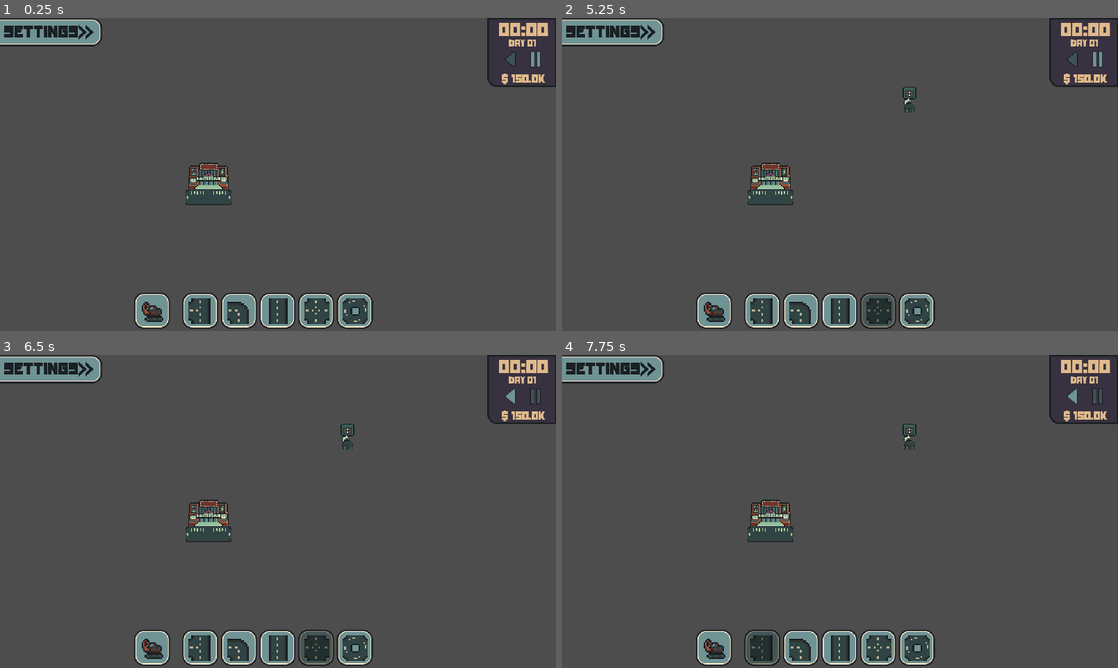
Above: before the commit, frames 1-4 (two rows, left to right).
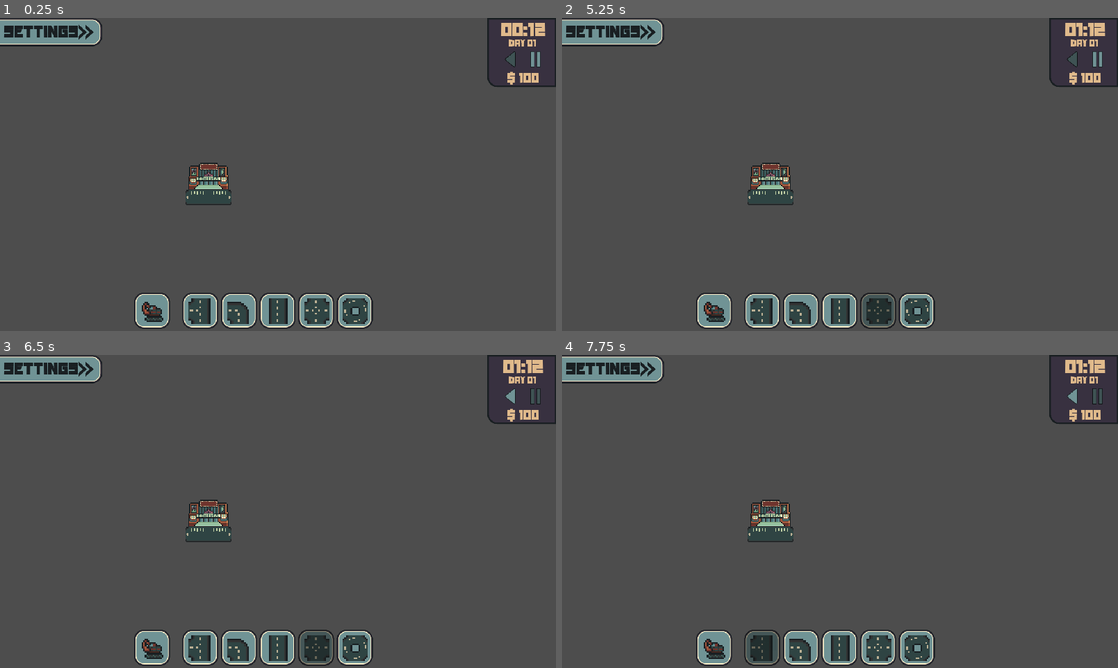
Above: after the commit, the same moments.

Repository: StixxyTape/Easy-Roads
Game: Godot game, scene res://Scenes/main.tscn
Same seed, same stepped clock (60 frames per second), same inputs: the game is played once before the commit and once after it.
Inputs (mouse positions are in pixels of both pictures, inside the frame that each line leads up to):
- Up to frame 1 (0.25 s): no input
- Up to frame 2 (5.25 s): click (1073, 61) at 0.5 s; click (1073, 61) at 1.25 s; click (712, 312) at 2 s; click (762, 312) at 2.75 s; click (801, 312) at 3.5 s; click (840, 312) at 4.25 s; click (878, 312) at 5 s
- Up to frame 3 (6.5 s): click (533, 398) at 5.75 s
- Up to frame 4 (7.75 s): click (712, 649) at 6.5 s; click (762, 649) at 7.25 s

The runs differ from the first frame. In frame 1, 0.4% of the frame differs, in the area x 89-99%, y 1-22%; in frame 2, 0.4%, in the area x 61-99%, y 1-31%; in frame 3, 0.4%; in frame 4, 0.4%.

Commit message:
Updated Timer

Diff:
--- a/Connection Maker 2/Scenes/bubble.gd
+++ b/Connection Maker 2/Scenes/bubble.gd
@@ -1,18 +1,30 @@
 extends TextureProgressBar
 
+@onready var anim : AnimationPlayer = $AnimationPlayer
 
 var maxTime : int = Global.bubbleTimer
 var time : float = 0
+var dangerZone : bool = false
+var count : bool = false
 
-func _ready():
-	Countdown()
+func _process(_delta):
+	if Global.time == "play" and !count:
+		Countdown()
+	elif Global.time == "stop":
+		count = false
 
 func Countdown():
-	max_value = maxTime
+	count = true
 	value = time
+	print(max_value)
 
-	while time < maxTime:
-			await get_tree().create_timer(1).timeout
+	while time < maxTime and count:
+		await get_tree().create_timer(1).timeout
+		if count:
 			time += 1
+
+			if time > maxTime - 10 and !dangerZone:
+				anim.play("Danger")
+				dangerZone = true
+
 			value = time
-	queue_free()
--- a/Connection Maker 2/Scenes/bubble.tscn
+++ b/Connection Maker 2/Scenes/bubble.tscn
@@ -1,16 +1,128 @@
-[gd_scene load_steps=5 format=3 uid="uid://bjtsx1rxqaygk"]
+[gd_scene load_steps=9 format=3 uid="uid://bjtsx1rxqaygk"]
 
 [ext_resource type="Texture2D" uid="uid://ba0bar73eu2dl" path="res://Art/Bubbles/ProgressBubble.png" id="1_m7rq7"]
 [ext_resource type="Texture2D" uid="uid://dxmjbqd06u5v1" path="res://Art/Bubbles/CinemaBubble.png" id="2_py44b"]
 [ext_resource type="Texture2D" uid="uid://bwvhi7eemecb1" path="res://Art/Bubbles/BubbleFill.png" id="3_2ymw4"]
 [ext_resource type="Script" path="res://Scenes/bubble.gd" id="4_n63iy"]
 
+[sub_resource type="Animation" id="Animation_y70dk"]
+resource_name = "Income"
+length = 1.5
+tracks/0/type = "value"
+tracks/0/imported = false
+tracks/0/enabled = true
+tracks/0/path = NodePath(".:modulate")
+tracks/0/interp = 1
+tracks/0/loop_wrap = true
+tracks/0/keys = {
+"times": PackedFloat32Array(0, 1),
+"transitions": PackedFloat32Array(1, 1),
+"update": 0,
+"values": [Color(1, 1, 1, 0), Color(1, 1, 1, 1)]
+}
+tracks/1/type = "value"
+tracks/1/imported = false
+tracks/1/enabled = true
+tracks/1/path = NodePath(".:rotation")
+tracks/1/interp = 1
+tracks/1/loop_wrap = true
+tracks/1/keys = {
+"times": PackedFloat32Array(0.7, 0.8, 1, 1.2),
+"transitions": PackedFloat32Array(1, 1, 1, 1),
+"update": 0,
+"values": [0.0, -0.261799, 0.261799, 0.0]
+}
+
+[sub_resource type="Animation" id="Animation_d4vrh"]
+length = 0.001
+tracks/0/type = "value"
+tracks/0/imported = false
+tracks/0/enabled = true
+tracks/0/path = NodePath(".:modulate")
+tracks/0/interp = 1
+tracks/0/loop_wrap = true
+tracks/0/keys = {
+"times": PackedFloat32Array(0),
+"transitions": PackedFloat32Array(1),
+"update": 0,
+"values": [Color(1, 1, 1, 0.235294)]
+}
+tracks/1/type = "value"
+tracks/1/imported = false
+tracks/1/enabled = true
+tracks/1/path = NodePath(".:rotation")
+tracks/1/interp = 1
+tracks/1/loop_wrap = true
+tracks/1/keys = {
+"times": PackedFloat32Array(0),
+"transitions": PackedFloat32Array(1),
+"update": 0,
+"values": [0.0]
+}
+
+[sub_resource type="Animation" id="Animation_goy6h"]
+resource_name = "Danger"
+length = 0.6
+loop_mode = 1
+step = 0.05
+tracks/0/type = "value"
+tracks/0/imported = false
+tracks/0/enabled = true
+tracks/0/path = NodePath(".:rotation")
+tracks/0/interp = 1
+tracks/0/loop_wrap = true
+tracks/0/keys = {
+"times": PackedFloat32Array(0, 0.3, 0.6),
+"transitions": PackedFloat32Array(1, 1, 1),
+"update": 0,
+"values": [0.261799, -0.261799, 0.261799]
+}
+tracks/1/type = "value"
+tracks/1/imported = false
+tracks/1/enabled = true
+tracks/1/path = NodePath(".:modulate")
+tracks/1/interp = 1
+tracks/1/loop_wrap = true
+tracks/1/keys = {
+"times": PackedFloat32Array(0, 0.3, 0.6),
+"transitions": PackedFloat32Array(1, 1, 1),
+"update": 0,
+"values": [Color(1, 1, 1, 1), Color(1, 0.431373, 0.431373, 1), Color(1, 1, 1, 1)]
+}
+
+[sub_resource type="AnimationLibrary" id="AnimationLibrary_7mmjk"]
+_data = {
+"Danger": SubResource("Animation_goy6h"),
+"Income": SubResource("Animation_y70dk"),
+"RESET": SubResource("Animation_d4vrh")
+}
+
 [node name="Bubble" type="TextureProgressBar"]
-offset_right = 40.0
-offset_bottom = 40.0
+modulate = Color(1, 1, 1, 0.235294)
+z_index = 2
+anchors_preset = 8
+anchor_left = 0.5
+anchor_top = 0.5
+anchor_right = 0.5
+anchor_bottom = 0.5
+offset_left = -8.0
+offset_top = -8.0
+offset_right = 8.0
+offset_bottom = 8.0
+grow_horizontal = 2
+grow_vertical = 2
+pivot_offset = Vector2(8, 8)
+size_flags_horizontal = 4
+size_flags_vertical = 4
 step = 0.2
 fill_mode = 3
 texture_under = ExtResource("1_m7rq7")
 texture_over = ExtResource("2_py44b")
 texture_progress = ExtResource("3_2ymw4")
 script = ExtResource("4_n63iy")
+
+[node name="AnimationPlayer" type="AnimationPlayer" parent="."]
+autoplay = "Income"
+libraries = {
+"": SubResource("AnimationLibrary_7mmjk")
+}
--- a/Connection Maker 2/Scenes/car.tscn
+++ b/Connection Maker 2/Scenes/car.tscn
@@ -14,12 +14,6 @@
 scale = Vector2(0.5, 0.5)
 script = ExtResource("1_busap")
 
-[node name="Top" type="Marker2D" parent="."]
-position = Vector2(0, -8)
-
-[node name="Bottom" type="Marker2D" parent="."]
-position = Vector2(0, 6)
-
 [node name="CollisionShape2D" type="CollisionShape2D" parent="."]
 position = Vector2(-0.6, 1.4)
 shape = SubResource("RectangleShape2D_bmtyw")
--- a/Connection Maker 2/Scenes/main.tscn
+++ b/Connection Maker 2/Scenes/main.tscn
@@ -57,10 +57,10 @@
 polygons = Array[PackedInt32Array]([PackedInt32Array(0, 1, 2, 3), PackedInt32Array(2, 4, 5, 3), PackedInt32Array(6, 0, 3, 7)])
 outlines = Array[PackedVector2Array]([PackedVector2Array(-4, 8, 4, 8, 4, 4, 8, 4, 8, -4, 4, -4, -4, -4, -4, 4)])
 
-[sub_resource type="NavigationPolygon" id="NavigationPolygon_71l87"]
-vertices = PackedVector2Array(4, -5.33333, 8, -2.66667, 8, - …(86 unchanged characters)… 4, 2.66667, 8, 1.33333, 8, 1.33333, 4, -2.66667, 4, -2.66667, 5.33333, -4, 5.33333, -8, 2.66667, -8, 1.33333, -2.66667, 1.33333, -2.66667, -2.66667, -5.33333, -2.66667, -5.33333, -4, -2.66667, -8, -1.33333, -8, -1.33333, -4, 2.66667, -5.33333)
-polygons = Array[PackedInt32Array]([PackedInt32Array(0, 1, 2, 3, 4), PackedInt32Array(5, 6, 7, 8, 9, 10), PackedInt32Array(11, 12, 13), PackedInt32Array(13, 14, 15, 16, 11), PackedInt32Array(10, 11, 16, 3, 5), PackedInt32Array(17, 18, 19, 20, 21, 22), PackedInt32Array(4, 23, 0), PackedInt32Array(17, 22, 4, 3, 16)])
-outlines = Array[PackedVector2Array]([PackedVector2Array(8,  …(73 unchanged characters)…  4, 2.66667, 8, 1.33333, 8, 1.33333, 4, -2.66667, 4, -2.66667, 5.33333, -4, 5.33 …(205 unchanged characters)…
+[sub_resource type="NavigationPolygon" id="NavigationPolygon_vdgls"]
+vertices = PackedVector2Array(4, -5.33333, 8, -2.66667, 8, - …(86 unchanged characters)… 4, 2.66667, 8, 1.33333, 8, 1.33333, 4, -1.33333, 1.33333, 1.33333, 1.33333, -2.66667, 4, 1.33333, -1.33333, -2.66667, 5.33333, -4, 5.33333, -8, 2.66667, -8, 1.33333, -2.66667, 1.33333, -1.33333, -1.33333, -2.66667, -2.66667, -1.33333, -4, -5.33333, -2.66667, -5.33333, -4, -2.66667, -8, -1.33333, -8, 2.66667, -5.33333)
+polygons = Array[PackedInt32Array]([PackedInt32Array(0, 1, 2, 3, 4), PackedInt32Array(5, 6, 7, 8, 9, 10), PackedInt32Array(11, 12, 5, 10, 13), PackedInt32Array(3, 5, 12, 14), PackedInt32Array(13, 15, 16), PackedInt32Array(16, 17, 18, 19, 13), PackedInt32Array(11, 13, 19, 20), PackedInt32Array(20, 19, 21, 22), PackedInt32Array(21, 23, 24, 25, 26, 22), PackedInt32Array(14, 20, 22, 4), PackedInt32Array(3, 14, 4), PackedInt32Array(0, 4, 27)])
+outlines = Array[PackedVector2Array]([PackedVector2Array(8,  …(73 unchanged characters)…  4, 2.66667, 8, 1.33333, 8, 1.33333, 4, 1.33333, 1.33333, 1.33333, -1.33333, -1.33333, -1.33333, -1.33333, 1.33333, 1.33333, 1.33333, 1.33333, 4, -2.66667, 4, -2.66667, 5.33333, -4, 5.33 …(205 unchanged characters)…
 
 [sub_resource type="NavigationPolygon" id="NavigationPolygon_htc65"]
 vertices = PackedVector2Array(-4, -8, 4, -8, 4, -4, -4, -4, 8, -4, 8, 4, 4, 4, -4, 4, 4, 8, -4, 8)
@@ -136,7 +136,7 @@
 0:4/1 = 1
 2:4/next_alternative_id = 2
 2:4/0 = 0
-2:4/0/navigation_layer_0/polygon = SubResource("NavigationPolygon_71l87")
+2:4/0/navigation_layer_0/polygon = SubResource("NavigationPolygon_vdgls")
 2:4/1 = 1
 0:2/next_alternative_id = 2
 0:2/0 = 0
--- a/Connection Maker 2/Scenes/ui.tscn
+++ b/Connection Maker 2/Scenes/ui.tscn
@@ -1,5 +1,6 @@
-[gd_scene load_steps=18 format=3 uid="uid://cjs7l4lexk18c"]
-
+[gd_scene load_steps=20 format=3 uid="uid://cjs7l4lexk18c"]
+
+[ext_resource type="Script" path="res://Scripts/UI.gd" id="1_2omd3"]
 [ext_resource type="Texture2D" uid="uid://bpiqgttfuqcj2" path="res://Art/UI/UI.png" id="1_bl377"]
 [ext_resource type="Texture2D" uid="uid://bsyp6pd30yi0f" path="res://Art/TileSet.png" id="2_pv2pt"]
 [ext_resource type="Script" path="res://Scripts/HoverState.gd" id="2_ub84x"]
@@ -38,6 +39,12 @@
 atlas = ExtResource("1_bl377")
 region = Rect2(648, 0, 192, 184)
 
+[sub_resource type="LabelSettings" id="LabelSettings_fklyv"]
+line_spacing = 0.0
+font = ExtResource("4_e55im")
+font_size = 35
+font_color = Color(0.878431, 0.729412, 0.545098, 1)
+
 [sub_resource type="AtlasTexture" id="AtlasTexture_yor5i"]
 atlas = ExtResource("1_bl377")
 region = Rect2(552, 128, 40, 40)
@@ -55,6 +62,7 @@
 region = Rect2(552, 240, 80, 80)
 
 [node name="UI" type="CanvasLayer"]
+script = ExtResource("1_2omd3")
 
 [node name="Remove" type="TextureButton" parent="."]
 anchors_preset = 7
@@ -307,11 +315,9 @@
 offset_bottom = -9.0
 grow_horizontal = 2
 grow_vertical = 0
-theme_override_colors/font_color = Color(0.878431, 0.729412, 0.545098, 1)
-theme_override_fonts/font = ExtResource("4_e55im")
-theme_override_font_sizes/font_size = 30
 text = "$ 150.0K
 "
+label_settings = SubResource("LabelSettings_fklyv")
 horizontal_alignment = 1
 vertical_alignment = 1
 
--- a/Connection Maker 2/Scripts/Car.gd
+++ b/Connection Maker 2/Scripts/Car.gd
@@ -1,28 +1,26 @@
 extends CharacterBody2D
 
-# Speed
-var speed : float = 20.0
 var spawnPos : Vector2
 var houseCord : Vector2
 var curScale = get_scale()
 
+
 @onready var sprite : Sprite2D = $Icon
-@onready var top : Marker2D = $Top
-@onready var bottem : Marker2D = $Bottom
 @onready var navAgent : NavigationAgent2D = $NavigationAgent2D
-@onready var tileMap : TileMap = $"../.."
+@onready var tileMap : TileMap = $".."
 
 # A list which stores all the atlas coordinates of road tiles start house
 var adjectedTiles : Array = [Vector2(0, 6), Vector2(1, 6), Vector2(2, 6), Vector2(3, 6)]
 var adjectedTilesPos : Array
 var adjectedTilePlaced : bool
 
+# variable for the set bubble
+var bubble : TextureProgressBar
+
 func _ready():
-	houseCord = tileMap.local_to_map(global_position)
-	position = tileMap.map_to_local(houseCord)
-	adjectedTilesPos.append_array([houseCord + Vector2(1,1), houseCord - Vector2(1,-1), houseCord + Vector2(0,2), houseCord])
+	visible = false
+	sprite.frame = randi_range(0,3)
 
-	sprite.frame = randi_range(0,3)
 	# Make sure to not await during _ready.
 	call_deferred("actor_setup")
 
@@ -34,14 +32,20 @@
 	# Set rotation to be flat
 	rotation = 0
 
+	bubble.max_value = int(position.distance_to(Global.cinemaPos) / 3)
+
 func set_movement_target(movement_target: Vector2):
 	navAgent.target_position = movement_target
 
 func _physics_process(_delta):
+	houseCord = tileMap.local_to_map(spawnPos)
+	adjectedTilesPos = [houseCord + Vector2(1,0), houseCord - Vector2(1,0), houseCord + Vector2(0,1), houseCord - Vector2(0,1)]
+
 	var currentAgentPos: Vector2 = global_position
 	var nextPathPos: Vector2 = navAgent.get_next_path_position()
 	var nextTilePos : Vector2 = tileMap.local_to_map(nextPathPos)
 	var carTilePos : Vector2 = tileMap.local_to_map(global_position)
+
 	if carTilePos in adjectedTilesPos and !adjectedTilePlaced:
 		var i = adjectedTilesPos.find(carTilePos)
 		eraseStartPoints()
@@ -51,14 +55,15 @@
 			tileMap.set_cell(3, adjectedTilesPos[i], 2, adjectedTiles[0])
 		elif houseCord.y < adjectedTilesPos[i].y:
 			tileMap.set_cell(3, adjectedTilesPos[i], 2, adjectedTiles[2])
-		elif houseCord.y == adjectedTilesPos[i].y:
+		elif houseCord.y > adjectedTilesPos[i].y:
 			tileMap.set_cell(3, adjectedTilesPos[i], 2, adjectedTiles[1])
+		visible = true
 		adjectedTilePlaced = true
 
 	if nextTilePos.x > carTilePos.x:
 		set_scale(Vector2(curScale.x, curScale.y))
 		sprite.offset.y = 1
-	else:
+	elif nextTilePos.x < carTilePos.x:
 		set_scale(Vector2(curScale.x, -curScale.y))
 		sprite.offset.y = -5
 
@@ -69,14 +74,16 @@
 
 	# If reached destination, don't run the rest of this code
 	if navAgent.is_navigation_finished():
-		get_parent().queue_free()
+		bubble.queue_free()
+		queue_free()
 		return
 	elif (!navAgent.is_target_reachable() and position != spawnPos):
 		adjectedTilePlaced = false
+		visible = false
 		position = spawnPos
 
 	# Move towards next position in path * speed
-	velocity = currentAgentPos.direction_to(nextPathPos) * speed
+	velocity = currentAgentPos.direction_to(nextPathPos) * Global.carSpeed
 	move_and_slide()
 
 func eraseStartPoints():
--- a/Connection Maker 2/Scripts/Global.gd
+++ b/Connection Maker 2/Scripts/Global.gd
@@ -2,17 +2,27 @@
 
 var cinemaPos : Vector2
 
+# What road your holding
 var roadType : String
 var overButton : bool
 
+# Text of the timers state
 var time : String = "play"
+var carSpeed : float = 30
 
 # Timer for how long it takes bubbles to fill up
 var bubbleTimer : int = 60
+
+# Start Stats
+var day : int = 1
+var money : int = 100
 
 func _ready():
 	pass # Replace with function body.
 
 
 func _process(_delta):
-	pass
+	if time == "play":
+		carSpeed = 30
+	elif time == "stop":
+		carSpeed = 0
--- a/Connection Maker 2/Scripts/GridSystem.gd
+++ b/Connection Maker 2/Scripts/GridSystem.gd
@@ -47,10 +47,9 @@
 var spawningHouse : bool = true
 
 # The cooldown between spawning houses
-var houseSpawnCooldown : int = 5
+var houseSpawnCooldown : int = 10
 
 func _ready():
-
 	SetupStructures()
 
 	# For each x coordinate
@@ -106,7 +105,6 @@
 	if spawningHouse == true:
 		spawningHouse = false
 		await get_tree().create_timer(houseSpawnCooldown).timeout
-		houseSpawnCooldown = 50
 		housePos = SpawnHouse()
 		spawningHouse = true
 
@@ -114,15 +112,15 @@
 	if housePos:
 		var spawnedBubble = bubble.instantiate()
 		spawnedBubble.position = map_to_local(housePos)
-		spawnedBubble.position.y -= 20
+		spawnedBubble.position.y -= 25
 		spawnedBubble.position.x -= 8
 		add_child(spawnedBubble)
 
 		var spawnedCar = car.instantiate()
-		spawnedBubble.add_child(spawnedCar)
-		spawnedCar.global_position = map_to_local(housePos)
+		add_child(spawnedCar)
+		spawnedCar.position = map_to_local(housePos)
 		spawnedCar.spawnPos = spawnedCar.position
-
+		spawnedCar.bubble = spawnedBubble
 
 func SetupStructures():
 
--- /dev/null
+++ b/Connection Maker 2/Scripts/UI.gd
@@ -0,0 +1,51 @@
+extends CanvasLayer
+
+var day_text : String = "00"
+var hour : int = 0
+var hour_text : String = "00"
+var minute : int = 0
+var minute_text : String = "00"
+var count : bool = false
+
+@onready var timeLabel : Label = $InfoBoard/Time
+@onready var dayLabel : Label = $InfoBoard/Day
+@onready var moneyLabel : Label = $InfoBoard/Money
+
+func _process(_delta):
+	if Global.time == "play" and !count:
+		timeCounting()
+		count = true
+	elif Global.time == "stop":
+		count = false
+
+	if hour == 24:
+		Global.day += 1
+		hour = 0
+
+	if minute == 60:
+		hour += 1
+		minute = 0
+
+	if Global.day < 10:
+		day_text = str("0", Global.day)
+	else:
+		day_text = str(Global.day)
+
+	if hour < 10:
+		hour_text = str("0", hour)
+	else:
+		hour_text = str(hour)
+
+	if minute < 10:
+		minute_text = str("0", minute)
+	else:
+		minute_text = str(minute)
+
+	dayLabel.text = str("Day ", day_text)
+	timeLabel.text = str(hour_text, ":", minute_text)
+	moneyLabel.text = str("$ ", Global.money)
+
+func timeCounting():
+	while Global.time == "play":
+		minute += 12
+		await  get_tree().create_timer(1).timeout
